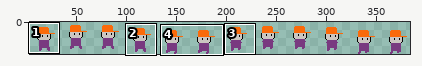
One commit to this sprite sheet: assets/MainCharacters/TheLeaper/run.png. Above: a wide view before the commit, with the close-up outlined.
Close-up. As it was:
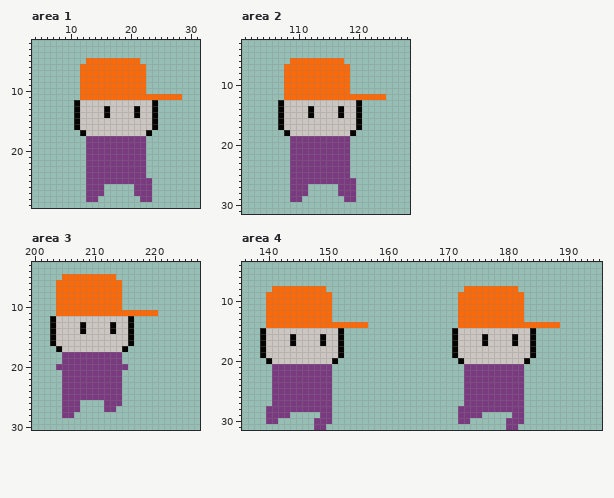
The file is 384x32 pixels. Shown: area 1: x 4..31, y 2..29; area 2: x 101..128, y 3..31; area 3: x 200..227, y 3..30; area 4: x 136..195, y 4..31. The wide view leaves out empty margins. The commit also changed other parts of the picture, which this record leaves out.
And afterwards:
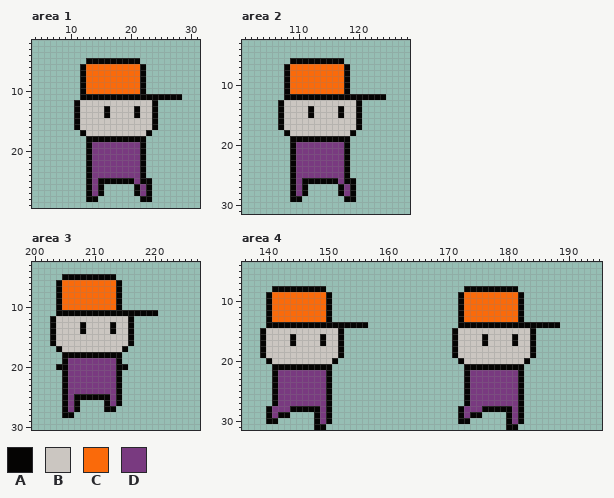
Palette (. is transparent): A #050403  B #cbc6c1  C #fa6a0a  D #793a80
Edits made:
Changed rows in their new state; - is an unchanged pixel.
Area 1:
first column x 12:
 5 -AAAAAAAAA-------
 6 A---------A------
 7 A---------A------
 8 A---------A------
 9 A---------A------
10 A---------A------
11 AAAAAAAAAAAAAAAAA
first column x 13:
18 AAAAAAAAAA-
19 A--------A-
20 A--------A-
21 A--------A-
22 A--------A-
23 A--------A-
24 A--------A-
25 A-AAAAAA-AA
26 A-A-----A-A
27 A-A-----A-A
28 AA-------AA
Area 2:
first column x 108:
 6 -AAAAAAAAA-------
 7 A---------A------
 8 A---------A------
 9 A---------A------
10 A---------A------
11 A---------A------
12 AAAAAAAAAAAAAAAAA
first column x 109:
19 AAAAAAAAAA-
20 A--------A-
21 A--------A-
22 A--------A-
23 A--------A-
24 A--------A-
25 A--------A-
26 A-AAAAAA-AA
27 A-A-----A-A
28 A-A-----A-A
29 AA-------AA
Area 3:
first column x 204:
 5 -AAAAAAAAA-------
 6 A---------A------
 7 A---------A------
 8 A---------A------
 9 A---------A------
10 A---------A------
11 AAAAAAAAAAAAAAAAA
first column x 204:
18 -AAAAAAAAAA-
19 -A--------A-
20 AA--------AA
21 -A--------A-
22 -A--------A-
23 -A--------A-
24 -A--------A-
25 -A-AAAAAA-A-
26 -A-A----A-A-
27 -A-A----AA--
28 -AA---------
Area 4:
first column x 140:
 8 -AAAAAAAAA-----------------------AAAAAAAAA-------
 9 A---------A---------------------A---------A------
10 A---------A---------------------A---------A------
11 A---------A---------------------A---------A------
12 A---------A---------------------A---------A------
13 A---------A---------------------A---------A------
14 AAAAAAAAAAAAAAAAA---------------AAAAAAAAAAAAAAAAA
first column x 140:
21 -AAAAAAAAAA----------------------AAAAAAAAAA
22 -A--------A----------------------A--------A
23 -A--------A----------------------A--------A
24 -A--------A----------------------A--------A
25 -A--------A----------------------A--------A
26 -A--------A----------------------A--------A
27 -A--------A----------------------A--------A
28 A---AAAAA-A---------------------A---AAAAA-A
29 A-AA----A-A---------------------A-AA----A-A
30 AA------A-A---------------------AA------A-A
31 --------AA------------------------------AA-
